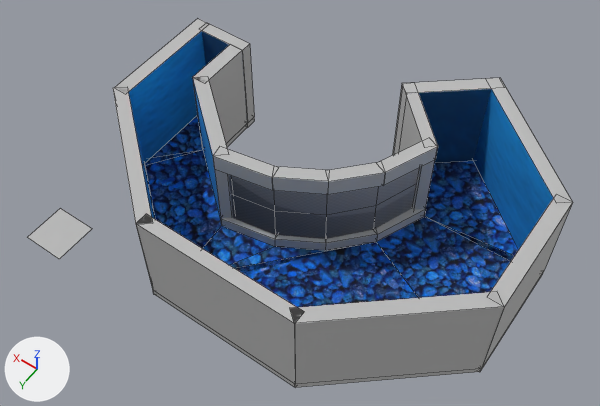
A saved change to the OBJ model Proyecto_Final_Acuario/Proyecto_Final_Acuario/Models/Acuario/Area_Peces/area_peces.obj.
One viewpoint serves both versions: a 50 mm lens placed at (-124.0, 166.0, 300.0), pointed at (4.0, -12.0, 20.0). Arrows for +X, +Y and +Z are at lower left; the lights stay in place. Mesh edges are drawn as thin lines. Where no turn or scale is listed for an object, it has been applied to the vertices. Vertices at the same position are counted once.

Objects in the first picture: 'area_peces'.
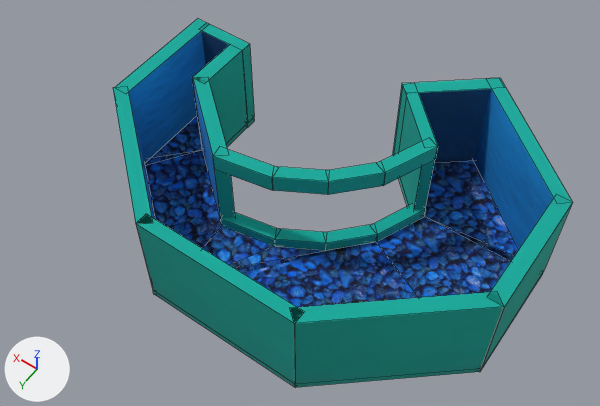
Diff of the bpy script that builds the scene:
```diff
--- a/Proyecto_Final_Acuario/Proyecto_Final_Acuario/Models/Acuario/Area_Peces/area_peces.obj.py
+++ b/Proyecto_Final_Acuario/Proyecto_Final_Acuario/Models/Acuario/Area_Peces/area_peces.obj.py
@@ mat_lambert11sg @@
 mat_lambert11sg = principled_material('lambert11SG')
-mat_lambert11sg.texture = img_piso_estanque_png
+mat_lambert11sg.texture = img_pared_png
 mat_lambert11sg.roughness = 1.0
@@ mat_lambert7sg @@
 mat_lambert7sg = principled_material('lambert7SG')
-mat_lambert7sg.texture = img_estanque_png
+mat_lambert7sg.texture = img_pared_png
 mat_lambert7sg.roughness = 1.0
@@ mat_lambert9sg @@
 mat_lambert9sg = principled_material('lambert9SG')
-mat_lambert9sg.texture = img_estanque_png
+mat_lambert9sg.texture = img_pared_png
 mat_lambert9sg.roughness = 1.0
@@ mat_lambert12sg @@
 mat_lambert12sg = principled_material('lambert12SG')
-mat_lambert12sg.texture = img_piso_estanque_png
+mat_lambert12sg.texture = img_pared_png
 mat_lambert12sg.roughness = 1.0
@@ mat_lambert14sg @@
 mat_lambert14sg = principled_material('lambert14SG')
-mat_lambert14sg.texture = img_piso_estanque_png
+mat_lambert14sg.texture = img_pared_png
 mat_lambert14sg.roughness = 1.0
@@ mat_lambert8sg @@
 mat_lambert8sg = principled_material('lambert8SG')
-mat_lambert8sg.texture = img_estanque_png
+mat_lambert8sg.texture = img_pared_png
 mat_lambert8sg.roughness = 1.0
@@ mat_lambert10sg @@
 mat_lambert10sg = principled_material('lambert10SG')
-mat_lambert10sg.texture = img_estanque_png
+mat_lambert10sg.texture = img_pared_png
 mat_lambert10sg.roughness = 1.0
@@ mat_lambert13sg @@
 mat_lambert13sg = principled_material('lambert13SG')
-mat_lambert13sg.texture = img_piso_estanque_png
+mat_lambert13sg.texture = img_pared_png
 mat_lambert13sg.roughness = 1.0
@@ mat_lambert15sg @@
+mat_lambert15sg = principled_material('lambert15SG')
+mat_lambert15sg.texture = img_pared_png
+mat_lambert15sg.roughness = 1.0
@@ me_area_peces @@
-me_area_peces.from_pydata(...)  # 241 vertices, 197 faces; spans x -94.0..100.0, y -100.0..61.0, z 0.0..50.0
-me_area_peces.materials.append(mat_lambert2sg)  # picture img_cristal_png
+me_area_peces.from_pydata(...)  # 220 vertices, 186 faces; spans x -94.0..92.0, y -100.0..50.0, z 0.0..50.0
+# me_area_peces part 1: the loose piece of 15 vertices spanning x -33.0..28.0, y -47.0..4.0, z 6.0..44.0 is deleted
+# me_area_peces part 2: the loose piece of 4 vertices spanning x 80.0..100.0, y 40.0..61.0, z 0.0 is deleted
+# me_area_peces part 3
+# 2 vertices are removed from x 7.0..28.0, y 0.0..4.0, z 49.0
+# 42 faces are deleted
+# 1 new face joins them, mat_area_peces_lambert13sg (picture img_piso_estanque_png)
+# 4 new faces join them, mat_area_peces_lambert14sg (picture img_piso_estanque_png)
+# 2 new faces join them, mat_lambert3sg (picture img_estanque_png)
+# 1 new face joins them, mat_area_peces_lambert5sg (picture img_estanque_png)
+# 1 new face joins them, mat_area_peces_lambert7sg (picture img_estanque_png)
+# 17 new faces join them, mat_area_peces_initialshadinggroup (grey #bcbcbc)
+# 6 new faces join them, mat_lambert14sg (picture img_pared_png)
+# 4 new faces join them, mat_lambert15sg (picture img_pared_png)
+# 3 new faces join them, mat_lambert7sg (picture img_pared_png)
+# 1 new face joins them, mat_lambert8sg (picture img_pared_png)
+# me_area_peces part 4: 2 faces spanning x -94.0..-39.0, y 2.0..50.0, z 0.0..50.0 switch from mat_area_peces_initialshadinggroup (grey #bcbcbc) to mat_lambert11sg (picture img_pared_png)
+# me_area_peces part 5: 2 faces spanning x -34.0..-8.0, y -72.0..-46.0, z 0.0..50.0 switch from mat_area_peces_initialshadinggroup (grey #bcbcbc) to mat_lambert5sg (picture img_pared_png)
+# me_area_peces part 6: 21 faces spanning x -38.0..34.0, y -52.0..7.0, z 41.0..50.0 switch from mat_area_peces_initialshadinggroup (grey #bcbcbc) to mat_lambert7sg (picture img_pared_png)
+# me_area_peces part 7: 2 faces spanning x -39.0..35.0, y 50.0, z 0.0..50.0 switch from mat_area_peces_initialshadinggroup (grey #bcbcbc) to mat_lambert12sg (picture img_pared_png)
+# me_area_peces part 8: 31 faces spanning x -38.0..87.0, y -52.0..46.0, z 0.0..8.0 switch from mat_area_peces_initialshadinggroup (grey #bcbcbc) to mat_lambert8sg (picture img_pared_png)
+# me_area_peces part 9: 4 faces spanning x -40.0..-7.0, y -100.0..-68.0, z 0.0..50.0 switch from mat_area_peces_initialshadinggroup (grey #bcbcbc) to mat_lambert6sg (picture img_pared_png)
+# me_area_peces part 10: 2 faces spanning x -94.0, y -55.0..2.0, z 0.0..50.0 switch from mat_area_peces_initialshadinggroup (grey #bcbcbc) to mat_lambert10sg (picture img_pared_png)
+# me_area_peces part 11: 9 faces spanning x -94.0..92.0, y -100.0..50.0, z 3.0..50.0 switch from mat_area_peces_initialshadinggroup (grey #bcbcbc) to mat_lambert15sg (picture img_pared_png)
 me_area_peces.materials.append(mat_lambert9sg)
@@ me_area_peces @@
 me_area_peces.materials.append(mat_lambert13sg)
+me_area_peces.materials.append(mat_area_peces_lambert11sg)  # picture img_piso_estanque_png
+me_area_peces.materials.append(mat_area_peces_lambert13sg)  # picture img_piso_estanque_png
+me_area_peces.materials.append(mat_area_peces_lambert14sg)  # picture img_piso_estanque_png
+me_area_peces.materials.append(mat_area_peces_lambert8sg)  # picture img_estanque_png
+me_area_peces.materials.append(mat_area_peces_lambert5sg)  # picture img_estanque_png
+me_area_peces.materials.append(mat_area_peces_lambert6sg)  # picture img_estanque_png
+me_area_peces.materials.append(mat_area_peces_lambert7sg)  # picture img_estanque_png
+me_area_peces.materials.append(mat_area_peces_lambert9sg)  # picture img_estanque_png
+me_area_peces.materials.append(mat_area_peces_lambert3sg)  # picture img_estanque_png
+me_area_peces.materials.append(mat_area_peces_lambert4sg)  # picture img_estanque_png
+me_area_peces.materials.append(mat_area_peces_lambert12sg)  # picture img_piso_estanque_png
```

Pixel boxes (x1, y1, x2, y2) of what changed, in the pictures (600 x 406 px; the box of a moved part takes in the faces that stretch with it):
'area_peces', surface changed, reshaped (grey to cyan, 16% narrower): before (27, 19, 573, 387); after (113, 19, 573, 387)
part 1 of me_area_peces, deleted (blue): before (228, 168, 419, 239)
part 2 of me_area_peces, deleted: before (27, 208, 92, 259)
part 3 of me_area_peces, moved or reshaped: (128, 23, 418, 307) in both
part 4 of me_area_peces, recoloured (grey to cyan): (294, 307, 503, 387) in both
part 5 of me_area_peces, recoloured (grey to cyan): (395, 90, 422, 210) in both
part 6 of me_area_peces, recoloured (grey to cyan): (272, 138, 438, 195) in both
part 7 of me_area_peces, recoloured (grey to cyan): (137, 225, 295, 387) in both
part 8 of me_area_peces, recoloured: (220, 208, 426, 250) in both
part 9 of me_area_peces, recoloured (grey to cyan): (392, 85, 404, 156) in both
part 10 of me_area_peces, recoloured (grey to cyan): (480, 204, 572, 372) in both
part 11 of me_area_peces, recoloured (grey to cyan): (113, 19, 572, 323) in both
